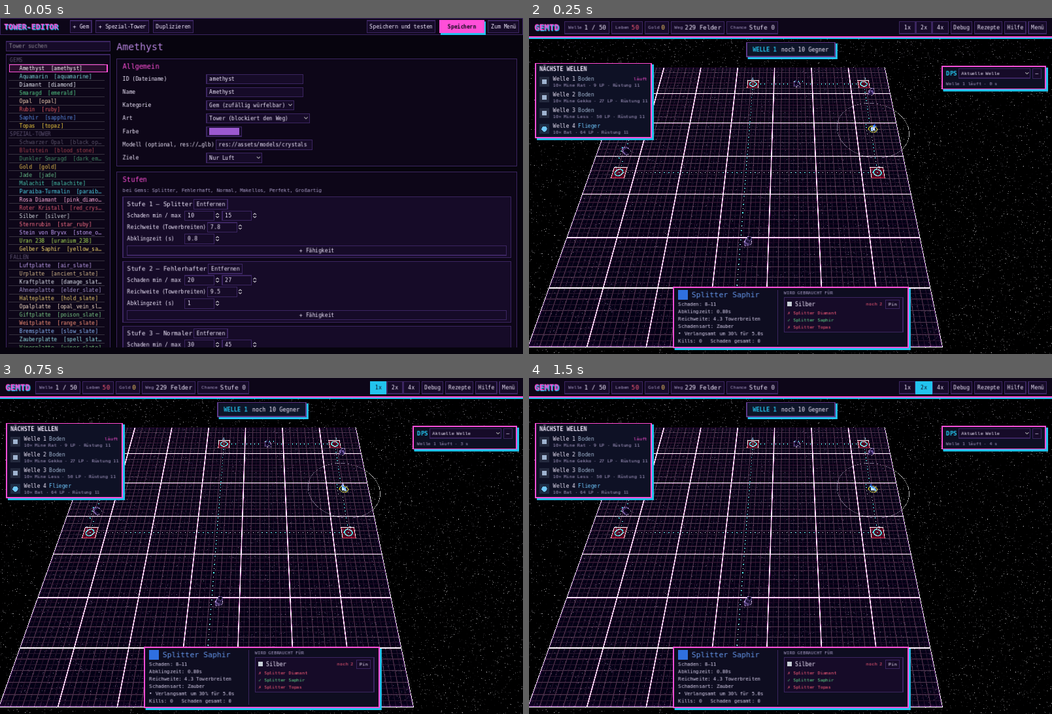
Above: before the commit, frames 1-4 (two rows, left to right).
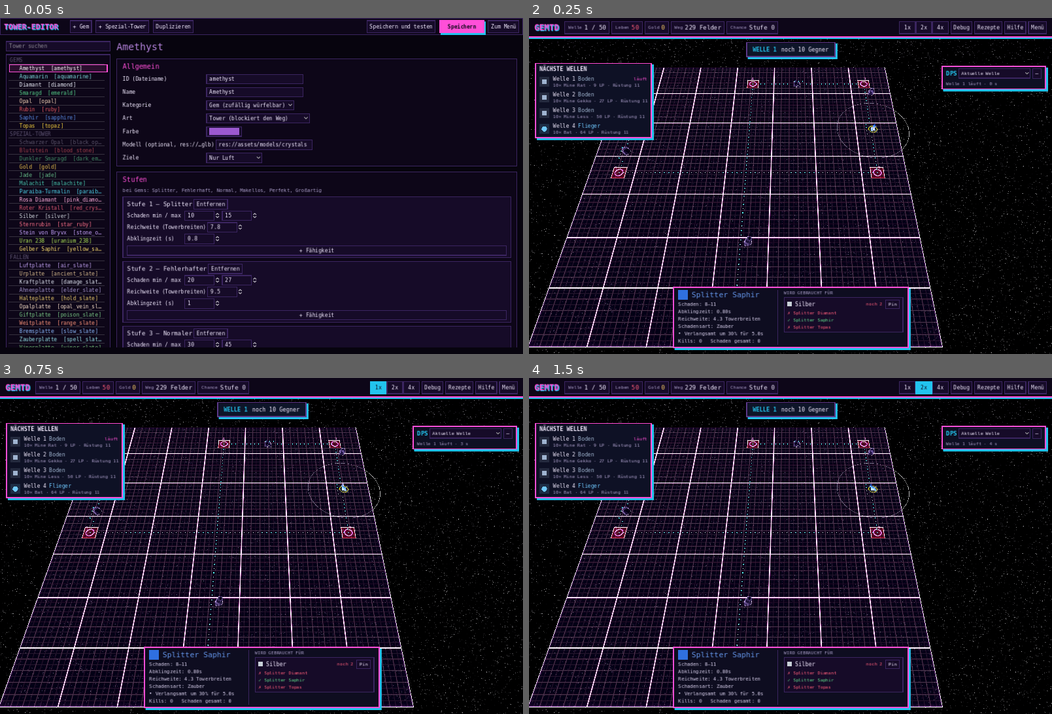
Above: after the commit, the same moments.

Repository: Tulkor/GemTD
Game: Godot game, scene res://tests/smoke_test.tscn
Same seed, same stepped clock (60 frames per second), same inputs: the game is played once before the commit and once after it. This scene is started directly instead of the project's main scene.
Inputs:
- Up to frame 1 (0.05 s): no input
- Up to frame 2 (0.25 s): no input
- Up to frame 3 (0.75 s): click "1x" at 0.5 s
- Up to frame 4 (1.5 s): click "2x" at 1.25 s

Frame 1 is identical in both runs. In frame 2, less than 0.1% of the frame differs, in the area x 16-68%, y 17-48%; in frame 3, less than 0.1%; in frame 4, less than 0.1%.

Commit message:
Wegpunkte neon pink
Co-Authored-By: Claude Opus 5.5 (1M context) <noreply@anthropic.com>
Claude-Session: https://claude.ai/code/session_01JAx9m2TBXvoxseTuUbme7u

Diff:
--- a/scripts/map/board_3d.gd
+++ b/scripts/map/board_3d.gd
@@ -26,7 +26,7 @@
 ## Neon: Shader für Röhren (innen weiß, außen farbig) und das Gitter-Feld.
 const NEON_SHADER := preload("res://assets/shaders/neon.gdshader")
 const NEON_FLOOR_SHADER := preload("res://assets/shaders/neon_floor.gdshader")
-const COL_WAYPOINT := Color("22c4ee")
+const COL_WAYPOINT := Color("ff36d8")
 const COL_PATH := Color("2ef2e0")
 ## Boden-Shader und seine Texturen (zwei Grasarten, Erde). Erde liegt auf dem Laufweg der leeren Map,
 ## um Spawn, Ziel und Checkpoints und auf "_"-Feldern; sonst Gras.
